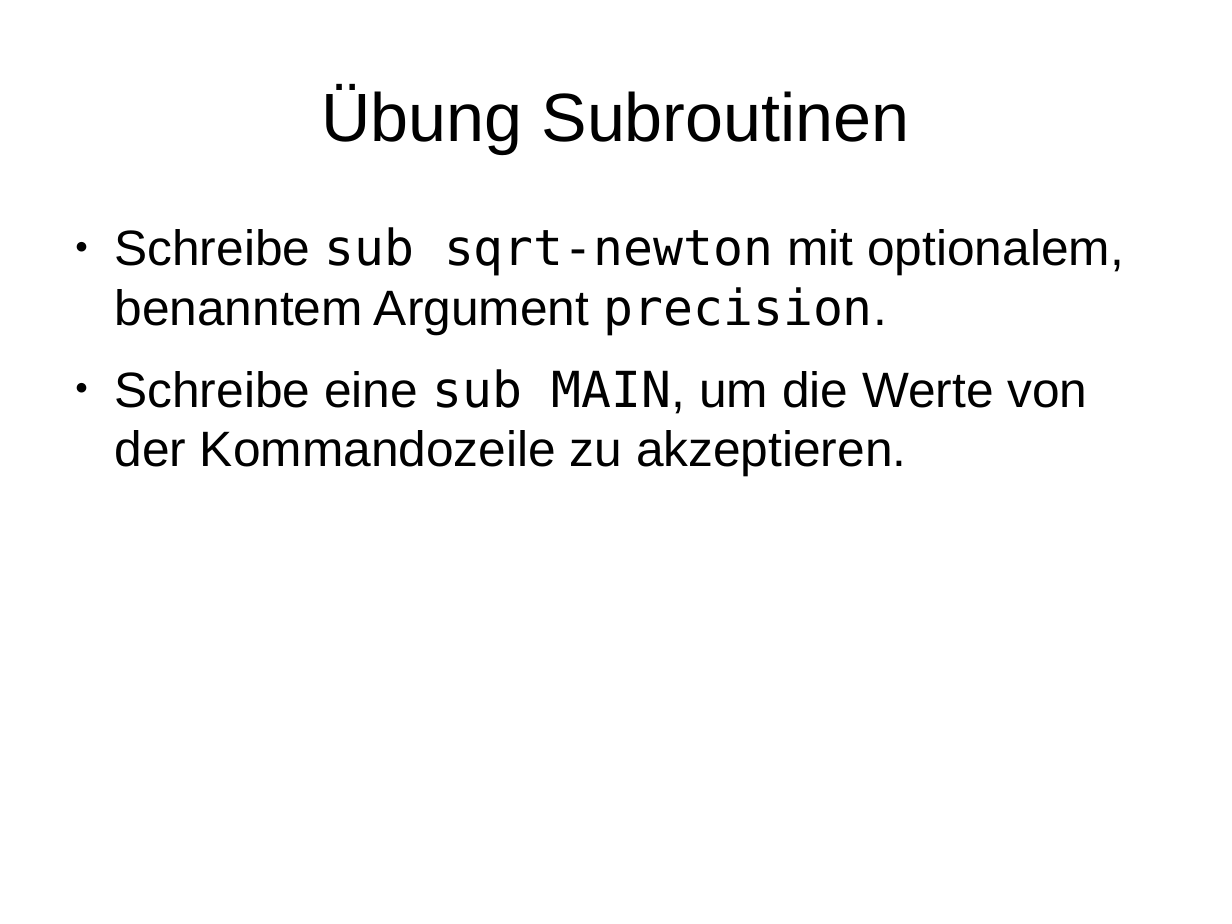
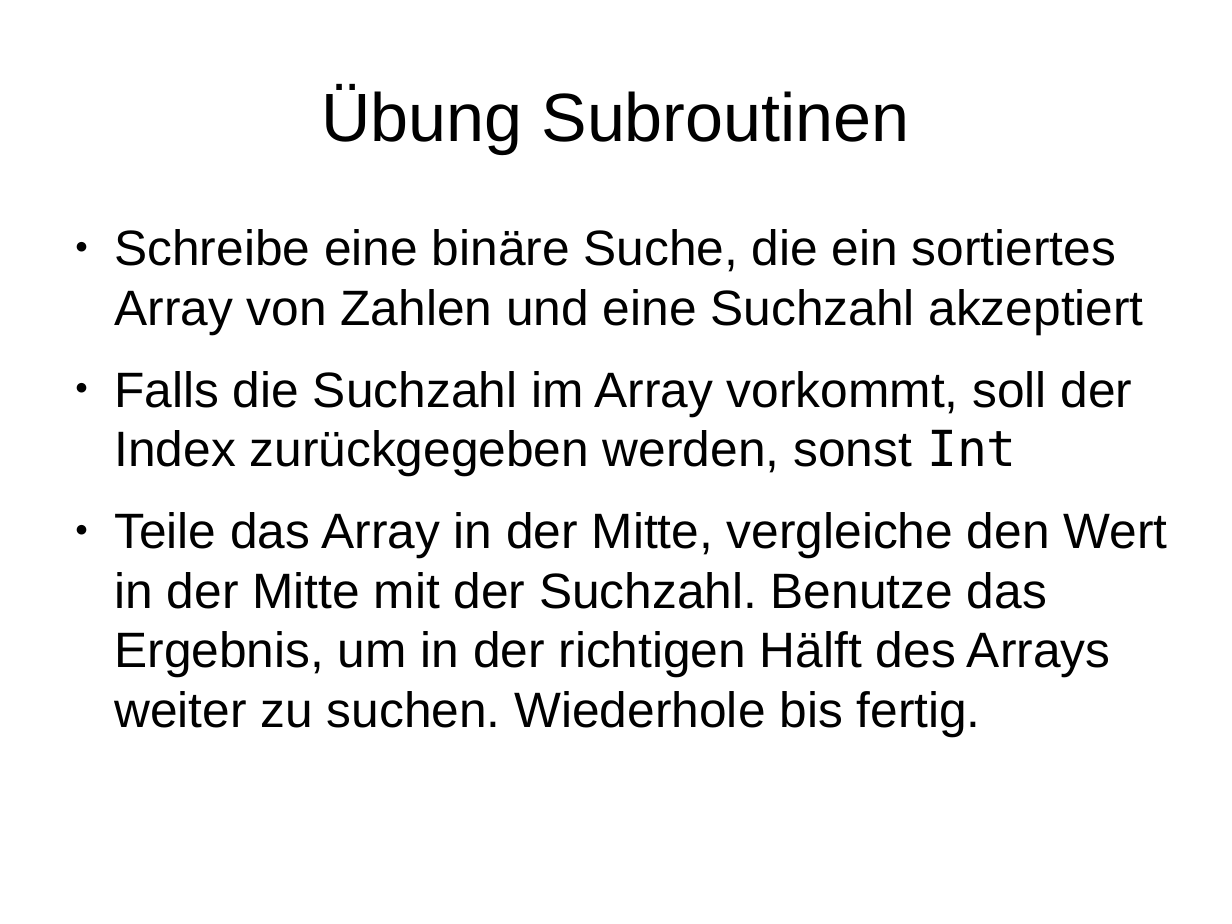
Before and after one commit to moritz/perl6-training-de, a slide deck: slide 55 of schulung.odp (slide 54 before the commit). Drawn at 1232x924 pixels with LibreOffice and Linux fonts; fonts in the diff are those of the drawing. Boxes give left, top, right and bottom in pixels: in the first picture for what was removed or moved away, otherwise in the second. Text is boxed around its words. In the diff, an @@ line names an element or a change of style, - is before the commit and + after.

Commit message:
Andere Übung Subroutinen; PDF-Version

```diff
--- a/schulung.odp
+++ b/schulung.odp
@@ text at [114, 229, 1168, 736]: text changed @@
-● Schreibe sub sqrt-newton mit optionalem, benanntem Argument precision.
-● Schreibe eine sub MAIN, um die Werte von der Kommandozeile zu akzeptieren.
+● Schreibe eine binäre Suche, die ein sortiertes Array von Zahlen und eine Suchzahl akzeptiert
+● Falls die Suchzahl im Array vorkommt, soll der Index zurückgegeben werden, sonst Int
+● Teile das Array in der Mitte, vergleiche den Wert in der Mitte mit der Suchzahl. Benutze das Ergebnis, um in der richtigen Hälft des Arrays weiter zu suchen. Wiederhole bis fertig.
```
Also in this commit, not shown: 2 slides added, 1 other file.
